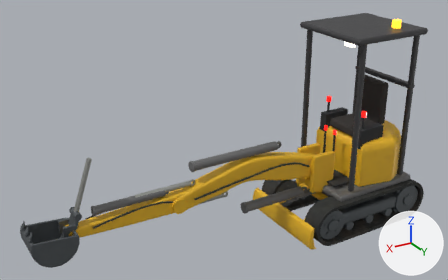
The glTF model assets/models/minidigger_used.glb, before and after one commit.
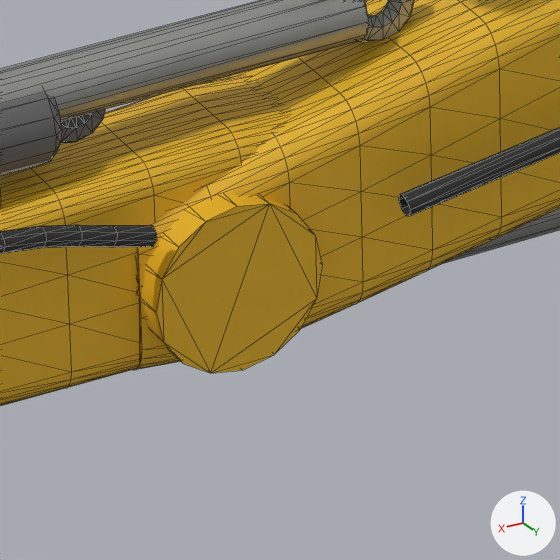
The first picture shows the older version from a 50 mm camera at (4.7, 5.03, 3.81) aimed at (1.61, -0.12, 1.23). The close-ups show the older and then the newer version on the part from 36% to 46% of the width and 65% to 82% of the height of that picture. Only the edits that show in the close-ups are written down. Every picture has the same lights, and +X, +Y and +Z are marked at lower right. The close-ups show mesh edges as thin lines. Where no turn or scale is listed for an object, it has been applied to the vertices.

Script lines for the objects in view, before the commit:
```python
me_boombody_001 = bpy.data.meshes.new('BoomBody.001')
me_boombody_001.from_pydata(...)  # 1166 vertices, 2320 faces; spans x -0.1..1.83, y -0.1..0.1, z -0.12..0.3
me_boombody_001.materials.append(mat_review_paint_boombody)
me_boomramrod_001 = bpy.data.meshes.new('BoomRamRod.001')
me_boomramrod_001.from_pydata(...)  # a torus around y (ring radius 0.027, tube radius 0.014) spanning x -0.041..0.041, y -0.012..0.012, z -0.041..0.041; a 12-sided cylinder along x spanning x 0.024..0.697, y -0.03..0.03, z -0.03..0.03
me_boomramrod_001.materials.append(mat_review_chrome)
me_stickbody_001 = bpy.data.meshes.new('StickBody.001')
me_stickbody_001.from_pydata(...)  # 670 vertices, 1332 faces; spans x -0.19..1.16, y -0.085..0.085, z -0.083..0.122
me_stickbody_001.materials.append(mat_review_paint_stickbody)
ob_boombody = bpy.data.objects.new('BoomBody', me_boombody_001)
ob_boombody.location = (0.5, 0.0, 0.72)
ob_boomramrod = bpy.data.objects.new('BoomRamRod', me_boomramrod_001)
ob_boomramrod.location = (1.67, 0.0, 0.66)
ob_stickbody = bpy.data.objects.new('StickBody', me_stickbody_001)
ob_stickbody.location = (2.25, 0.0, 0.72)
# also in view: 'BucketRam' at (2.73, 0.0, 0.88); 'Review stick hydraulic hose.001' at (2.75, 0.1, 0.79); 'Review boom hydraulic hose.001' at (1.37, 0.12, 0.83); 'StickRamRod' at (2.36, 0.0, 0.9)
```
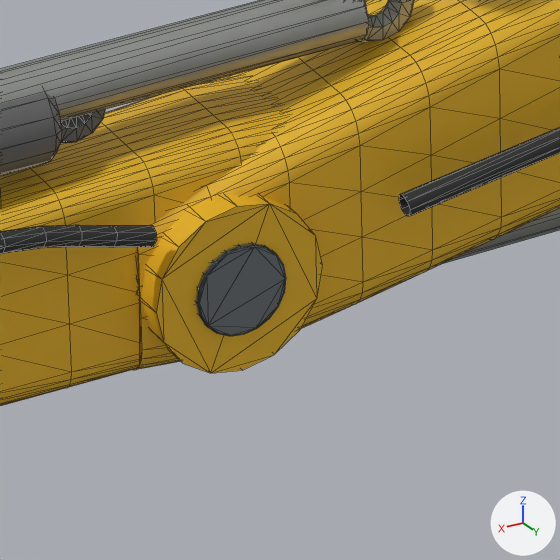
What the commit changed:
Material 'Review_CleanSteel' (mat_review_cleansteel) is new.
Its base color is (0.22, 0.25, 0.27) (grey #81898e).
Its metallic is 0.7.
Its roughness is 0.42.
Mesh me_clean_stick_pin_cap_001 is new.
It has 120 vertices, 236 faces and spans x -0.0428..0.0428, y 0.0844..0.1046, z -0.0428..0.0428.
It uses material mat_review_cleansteel (grey #81898e).
Object 'Clean Stick pin cap.001' (ob_clean_stick_pin_cap_001) is new; it shows me_clean_stick_pin_cap_001.
Its location is (2.25, 0.0, 0.72).

Boxes [x1, y1, x2, y2] around the edits, measured in the close-ups (560 x 560 px):
'Clean Stick pin cap.001', added
    after: [195, 243, 286, 336]
